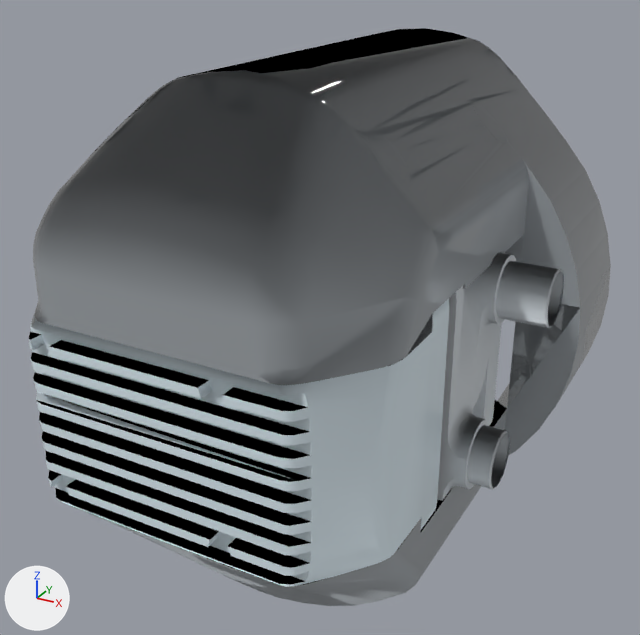
The OBJ model alexander-models/alexander_V1_description/meshes/cycloidal_arm/RightWristRollLink.obj, before and after one commit.
Both versions are drawn from a 50 mm camera at (0.0731, -0.1371, 0.0559) aimed at (0.0001, -0.0043, -0.0106). The axes (+X, +Y, +Z) are drawn at lower left. The lights are the same throughout. Where no turn or scale is listed for an object, it has been applied to the vertices.

Names of what the first picture shows: 'N17_24_P03_06_Wrist_heatsink', 'N17_24_P03_08_L_Wrist_Link_Cover_Inside', 'N17_24_P03_09_L_Wrist_Link_Cover_Outside', 'N17_24_P04_01_L_Motor_housing_wrist_twist'.
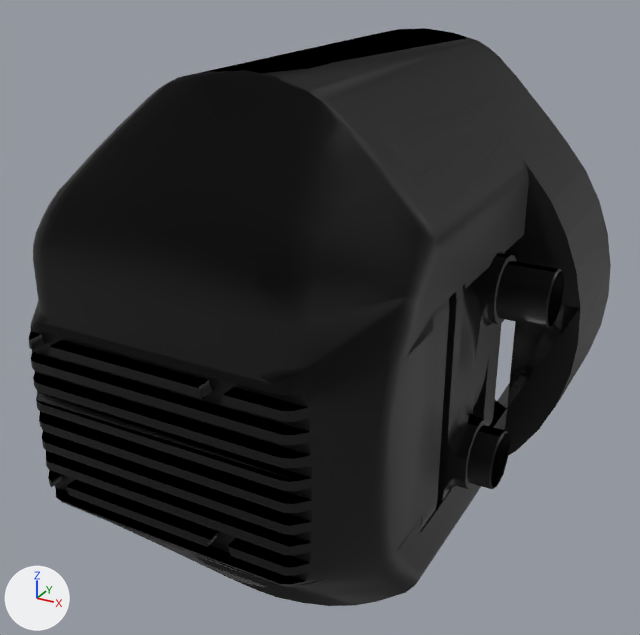
Patch to the scene script:
```diff
--- a/alexander-models/alexander_V1_description/meshes/cycloidal_arm/RightWristRollLink.obj.py
+++ b/alexander-models/alexander_V1_description/meshes/cycloidal_arm/RightWristRollLink.obj.py
@@ mat_procedural_car_paint @@
+mat_procedural_car_paint = principled_material('Procedural_Car_paint')
+mat_procedural_car_paint.base_color = (0.05, 0.05, 0.05)  # black #3f3f3f
+mat_procedural_car_paint.metallic = 1.0
@@ me_n17_24_p03_06_wrist_heatsink @@
 me_n17_24_p03_06_wrist_heatsink.from_pydata(...)  # 444 vertices, 877 faces; spans x -0.0315..0.0315, y -0.0536..-0.0216, z -0.038..0.012
-me_n17_24_p03_06_wrist_heatsink.materials.append(mat_material__128)  # white #e3f2fa
+me_n17_24_p03_06_wrist_heatsink.materials.append(mat_procedural_car_paint)  # black #3f3f3f
@@ me_n17_24_p03_08_l_wrist_link_cover_inside @@
 me_n17_24_p03_08_l_wrist_link_cover_inside.from_pydata(...)  # 679 vertices, 1342 faces; spans x -0.0505..0.0431, y -0.0527..0.0421, z -0.007..0.0371
-me_n17_24_p03_08_l_wrist_link_cover_inside.materials.append(mat_material__137)  # grey #9fa5aa
+me_n17_24_p03_08_l_wrist_link_cover_inside.materials.append(mat_procedural_car_paint)  # black #3f3f3f
@@ me_n17_24_p03_09_l_wrist_link_cover_outside @@
 me_n17_24_p03_09_l_wrist_link_cover_outside.from_pydata(...)  # 401 vertices, 793 faces; spans x -0.0505..0.0435, y -0.0527..0.0421, z -0.0564..-0.007
-me_n17_24_p03_09_l_wrist_link_cover_outside.materials.append(mat_material__137)  # grey #9fa5aa
+me_n17_24_p03_09_l_wrist_link_cover_outside.materials.append(mat_procedural_car_paint)  # black #3f3f3f
@@ me_n17_24_p04_01_l_motor_housing_wrist_twist @@
 me_n17_24_p04_01_l_motor_housing_wrist_twist.from_pydata(...)  # 1393 vertices, 2466 faces; spans x -0.0375..0.042, y -0.0186..0.0062, z -0.0377..0.0114
-me_n17_24_p04_01_l_motor_housing_wrist_twist.materials.append(mat_wire_159170179)  # light grey #cfd5da
+me_n17_24_p04_01_l_motor_housing_wrist_twist.materials.append(mat_procedural_car_paint)  # black #3f3f3f
```

Boxes [x1, y1, x2, y2] around the edits, measured in the pictures (640 x 635 px):
'N17_24_P03_08_L_Wrist_Link_Cover_Inside', recoloured (grey to black): [33, 36, 611, 385] in both
'N17_24_P03_06_Wrist_heatsink', recoloured (grey to black): [29, 299, 449, 587] in both
'N17_24_P03_09_L_Wrist_Link_Cover_Outside', recoloured (grey to black): [70, 266, 611, 606] in both
'N17_24_P04_01_L_Motor_housing_wrist_twist', recoloured (grey to black): [431, 252, 564, 501] in both
